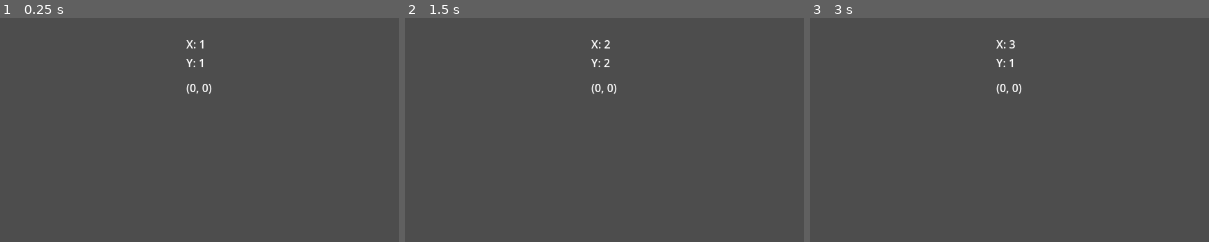
Above: before the commit, frames 1-3 (left to right).
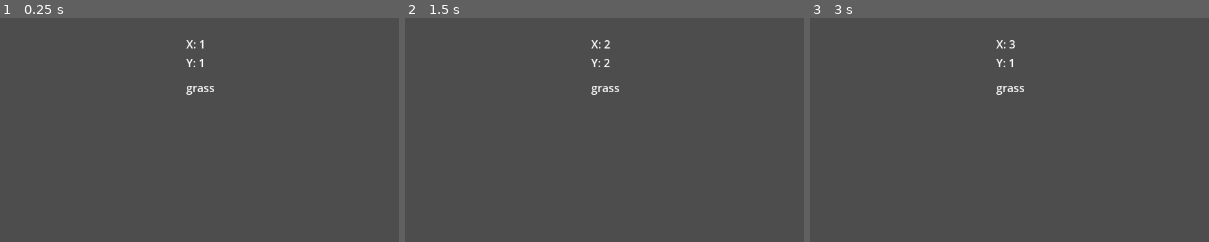
Above: after the commit, the same moments.

Repository: Gavello685/Project-Lovelace
Game: Godot game, scene res://main_node.tscn
The game is run twice, just before and just after one commit, with the same random seed, the same clock (stepped at 60 frames per second) and the same inputs.
Inputs:
- Up to frame 1 (0.25 s): no input
- Up to frame 2 (1.5 s): tap Enter at 0.5 s; hold Right (right) 0.53-1.28 s; tap Space at 1.25 s; hold S (down) from 1.28 s (still down)
- Up to frame 3 (3 s): tap Enter at 2 s; release S (down) at 2.03 s; hold Right (right) 2.03-2.78 s; tap Space at 2.75 s; hold Up (up) from 2.78 s (still down)
The pictures show only the part of the screen within x 36-85%, y 0-50%; the shares and areas given below are measured in that part.

The runs differ from the first frame. In frame 1, 0.2% of the frame differs, in the area x 46-54%, y 29-35%; in frame 2, 0.2%; in frame 3, 0.2%.

Commit message:
Testing custom data implimentation

Diff:
--- a/MainNode.gd
+++ b/MainNode.gd
@@ -16,7 +16,6 @@
 
 # Called when the node enters the scene tree for the first time.
 func _ready():
-	#_drawMap()
 	pass
 
 
@@ -27,5 +26,5 @@
 	_cursor.play("default")
 	_Xlabel.text = "X: " + str(xPos)
 	_YLabel.text = "Y: " + str(yPos)
-	_TerrainLabel.text = str(_TileMap.local_to_map(Vector2(xPos,yPos)))
+	_TerrainLabel.text = str(_TileMap.get_cell_tile_data(0, Vector2i(xPos, yPos)).get_custom_data("TerrainType"))
 	pass
--- a/main_node.tscn
+++ b/main_node.tscn
@@ -15,6 +15,7 @@
 0:0/0/physics_layer_0/linear_velocity = Vector2(0, 0)
 0:0/0/physics_layer_0/angular_velocity = 0.0
 0:0/0/physics_layer_0/polygon_0/points = PackedVector2Array(-16, -16, 16, -16, 16, 16, -16, 16)
+0:0/0/custom_data_0 = "grass"
 
 [sub_resource type="TileSetAtlasSource" id="TileSetAtlasSource_3t6yx"]
 resource_name = "dirt"
@@ -28,7 +29,8 @@
 [sub_resource type="TileSet" id="TileSet_qmeh1"]
 tile_size = Vector2i(32, 32)
 physics_layer_0/collision_layer = 1
-physics_layer_0/collision_mask = 2
+custom_data_layer_0/name = "TerrainType"
+custom_data_layer_0/type = 4
 sources/0 = SubResource("TileSetAtlasSource_d0ok6")
 sources/1 = SubResource("TileSetAtlasSource_3t6yx")
 
